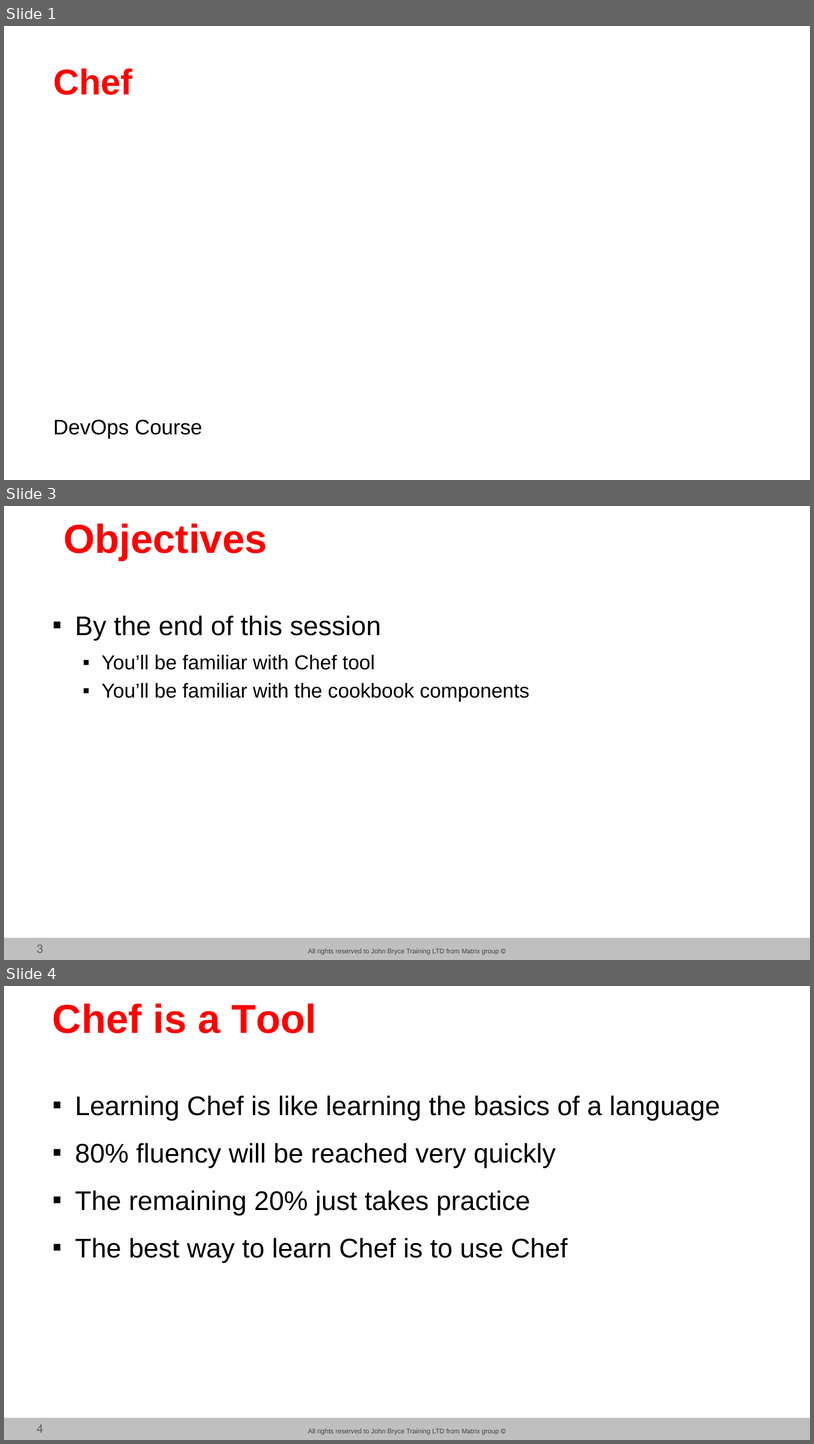
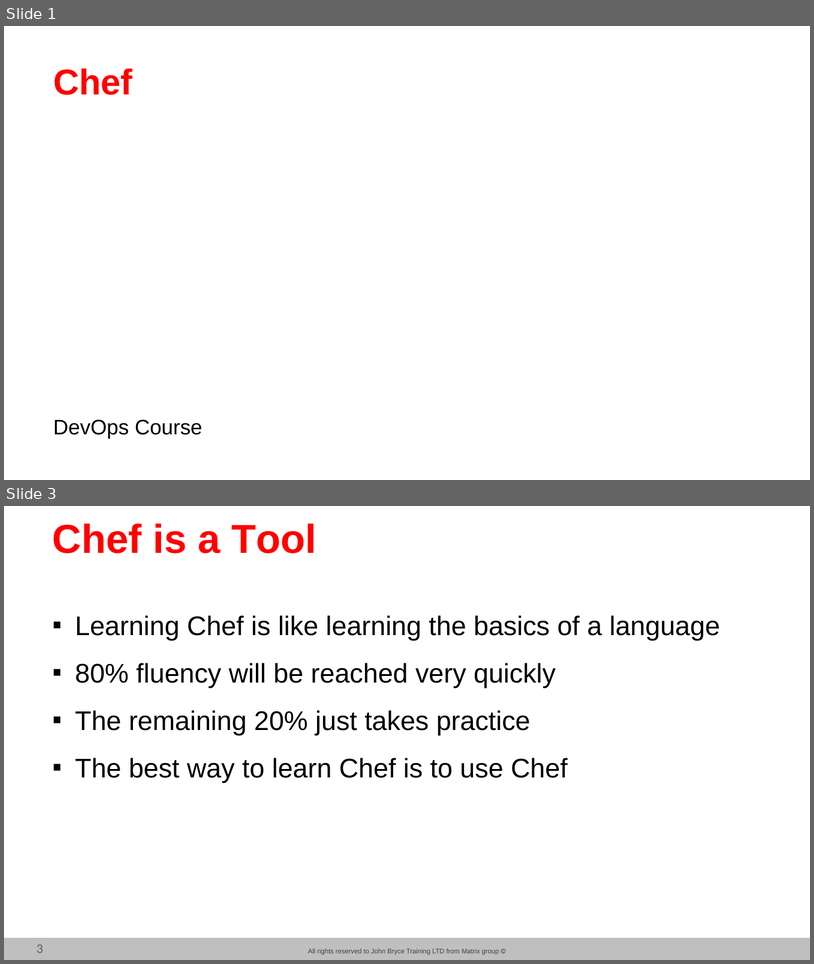
Before and after one commit to nashpaz/chefJB, a slide deck: Chef 040217.pptx. Shown one above the other, each under a label of ours: slides 1, 3 and 4 before the commit, slides 1 and 3 after it; the slides between them are not shown. The pictures are 814x1444 and 814x964 pixels, drawn with LibreOffice and Linux fonts; fonts in the diff are those of the drawing; background and template pictures are left out. Boxes give left, top, right and bottom in pixels: in the first picture for what was removed or moved away, otherwise in the second. Text is boxed around its words. In the diff, an @@ line names an element or a change of style, - is before the commit and + after.

```diff
--- a/Chef 040217.pptx
+++ b/Chef 040217.pptx
@@ slide 3 removed at (4, 506, 810, 960), background picture (left out); not listed: 3 template elements that a slide beside it also shows @@
@@ title removed at (63, 523, 267, 560) @@
-Objectives
@@ text removed at (75, 615, 530, 701) @@
-▪ By the end of this session
-  ▪ You’ll be familiar with Chef tool
-  ▪ You’ll be familiar with the cookbook components
@@ what was slide 4 is now slide 3 @@
@@ page number at (37, 944, 44, 952): text changed @@
-4
+3
```
Also in this commit, not shown: 2 slides changed.
